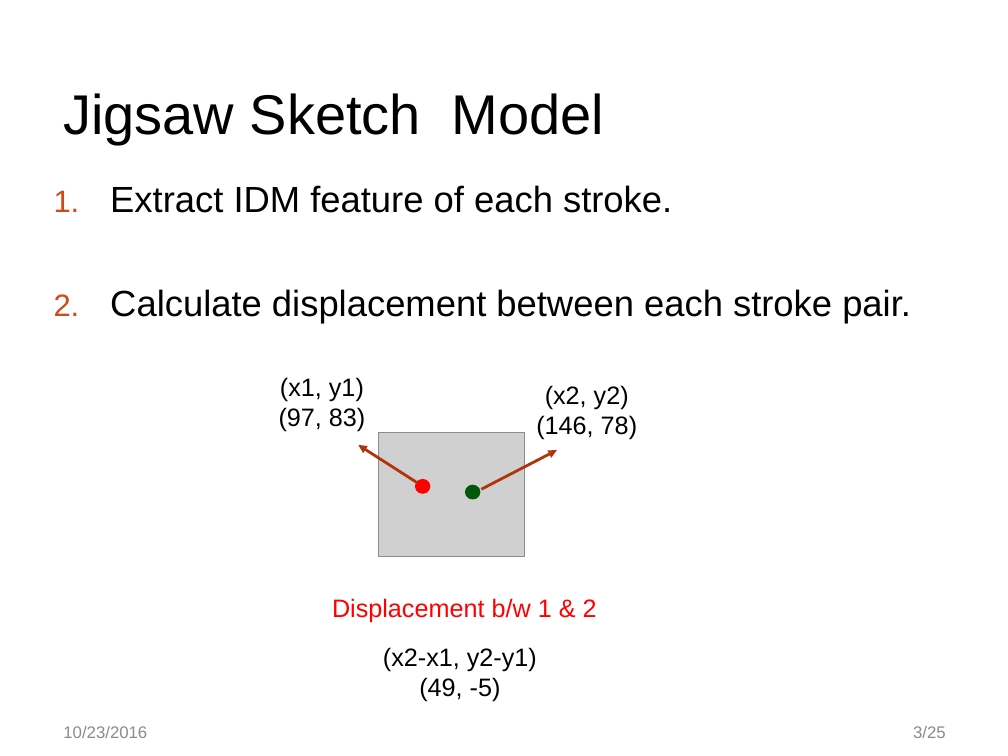
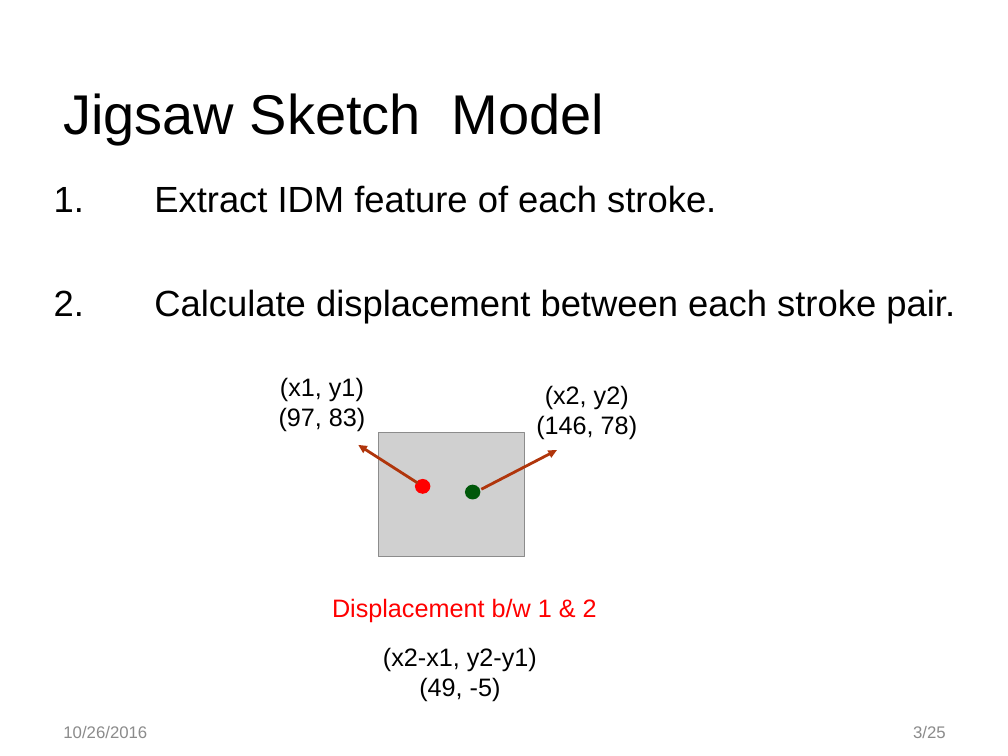
Before and after one commit to ekaraman/Research, a slide deck: slide 3 of jigsawSketch/Jigsaw_161026.pptx. Drawn at 1008x756 pixels with LibreOffice and Linux fonts; fonts in the diff are those of the drawing; grey boxes stand for pictures; background and template pictures are left out. Boxes give left, top, right and bottom in pixels: in the first picture for what was removed or moved away, otherwise in the second. Text is boxed around its words. In the diff, an @@ line names an element or a change of style, - is before the commit and + after.

```diff
--- a/jigsawSketch/Jigsaw_161026.pptx
+++ b/jigsawSketch/Jigsaw_161026.pptx
@@ text at bbox=[54, 185, 955, 324]: text changed @@
-1. Extract IDM feature of each stroke.
-2. Calculate displacement between each stroke pair.
+1. Extract IDM feature of each stroke.
+2. Calculate displacement between each stroke pair.
@@ text at bbox=[63, 726, 147, 738]: text changed @@
-10/23/2016
+10/26/2016
```
Also in this commit, not shown: 5 other slides changed, 4 slides added, 24 slides removed.
